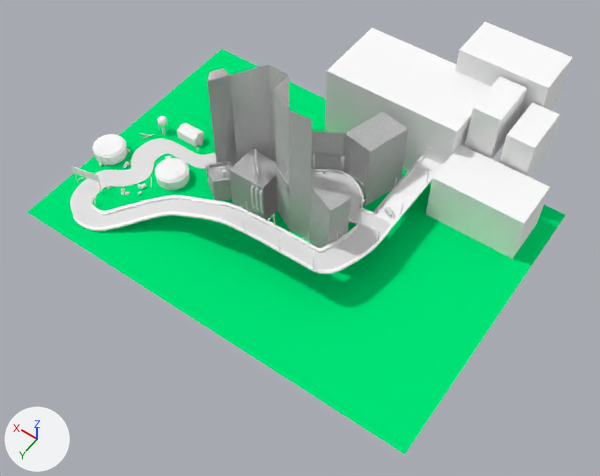
The Blender file Docs/RV/Modelados/PistaTerrenoFINAL/circuitoFINAL.blend as it was, and as the next commit left it.
The view is the same before and after, from a 50 mm camera at (-2224.0, 2718.0, 4420.0) aimed at (-140.0, -199.0, -164.0). The axes (+X, +Y, +Z) are drawn at lower left. The lights are the same throughout.

Objects in the first picture: 'EdificiosFondo', 'EdificiosIndustrial', 'EdificiosPasillos.001_EdificiosPasillos.001', 'EdificiosPasillos_EdificiosPasillos', 'PistaBordillo', 'PlanoCarretera'.
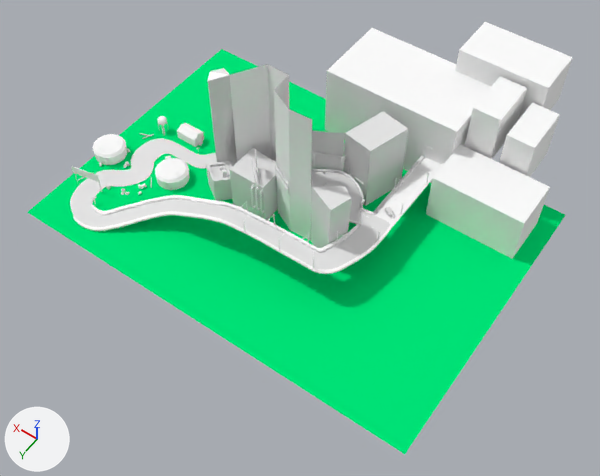
Where the newer file only moved an object's origin or applied its transform, the numbers keep the older frame.

Location of each change, (x1, y1, x2, y2) in pixels of the pictures (600 x 476 px; the box of a moved part takes in the faces that stretch with it):
'EdificiosPasillos.001_EdificiosPasillos.001', reshaped
    before: (206, 64, 408, 248)
    after: (206, 64, 409, 248)
part 1 of me_edificiospasillos_edificiospasillos, rebuilt
    before: (312, 112, 405, 205)
    after: (312, 130, 345, 171)
part 2 of me_edificiospasillos_edificiospasillos, rebuilt
    before: (207, 65, 350, 248)
    after: (207, 64, 312, 240)
part 3 of me_edificiospasillos_edificiospasillos, rebuilt (not visible afterwards)
    before: (206, 161, 231, 200)
part 4 of me_edificiospasillos_001_edificiospasillos_001, moved or reshaped
    before: (206, 161, 232, 201)
    after: (206, 161, 233, 201)
part 5 of me_edificiospasillos_001_edificiospasillos_001, moved or reshaped
    before: (207, 64, 351, 248)
    after: (208, 64, 351, 248)
part 6 of me_edificiospasillos_001_edificiospasillos_001, added
    after: (343, 112, 409, 206)
part 7 of me_edificiospasillos_001_edificiospasillos_001, cut back
    before: (272, 112, 408, 206)

Patch to the scene script:
```diff
--- a/Docs/RV/Modelados/PistaTerrenoFINAL/circuitoFINAL.blend.py
+++ b/Docs/RV/Modelados/PistaTerrenoFINAL/circuitoFINAL.blend.py
@@ me_edificiospasillos_edificiospasillos @@
 # used by ob_edificiospasillos_edificiospasillos; location = (0.0, 0.0, 0.0); rotation_euler = (1.571, 0.0, 0.0), in degrees (90, 0, 0); scale = (0.00997, 0.00997, 0.00997)
-me_edificiospasillos_edificiospasillos.from_pydata(...)  # 377 vertices, 696 faces; spans x -44180.0..102098.0, y -29913.0..90578.0, z 16278.0..118483.0
+me_edificiospasillos_edificiospasillos.from_pydata(...)  # 295 vertices, 494 faces; spans x -42911.0..95669.0, y -29913.0..90578.0, z 16527.0..118500.0
+# me_edificiospasillos_edificiospasillos part 1: the loose piece of 225 vertices spanning x -40595.0..102098.0, y -29436.0..29710.0, z 69149.0..118483.0 is rebuilt with 149 vertices and now spans x -6497.0..95669.0, y -28590.0..29578.0, z 69166.0..100414.0
+# me_edificiospasillos_edificiospasillos part 2: the loose piece of 128 vertices spanning x -44180.0..78714.0, y -29913.0..90578.0, z 16278.0..61772.0 is rebuilt with 120 vertices and now spans x -42911.0..78714.0, y -29913.0..90578.0, z 16527.0..61790.0
+# me_edificiospasillos_edificiospasillos part 3: the loose piece of 16 vertices spanning x 50032.0..78315.0, y -29472.0..-6346.0, z 19116.0..42322.0 is rebuilt with 5 vertices and now spans x 50032.0..78315.0, y -29472.0..-6346.0, z 19134.0..42340.0
 me_edificiospasillos_edificiospasillos.materials.append(mat_circuitmaterial_001)
@@ me_edificiospasillos_001_edificiospasillos_001 @@
 # used by ob_edificiospasillos_001_edificiospasillos_001; location = (0.0, 0.0, 0.0); rotation_euler = (1.571, 0.0, 0.0), in degrees (90, 0, 0); scale = (0.00997, 0.00997, 0.00997)
-me_edificiospasillos_001_edificiospasillos_001.from_pydata(...)  # 377 vertices, 696 faces; spans x -44180.0..102098.0, y -29913.0..90578.0, z 16278.0..118483.0
+me_edificiospasillos_001_edificiospasillos_001.from_pydata(...)  # 246 vertices, 441 faces; spans x -44180.0..102098.0, y -29913.0..90578.0, z 16677.0..118882.0
+# me_edificiospasillos_001_edificiospasillos_001 part 4: the loose piece of 16 vertices spanning x 50032.0..78315.0, y -29472.0..-6346.0, z 19116.0..42322.0 is moved by (0.0, 0.0, 399.0)
+# me_edificiospasillos_001_edificiospasillos_001 part 5: the loose piece of 128 vertices spanning x -44180.0..78714.0, y -29913.0..90578.0, z 16278.0..61772.0 is moved by (0.0, 0.0, 399.0)
+# me_edificiospasillos_001_edificiospasillos_001 part 6: a new loose piece of 35 vertices spanning x -40595.0..-6496.0, y -29436.0..29710.0, z 80386.0..118882.0, in mat_material2 (its picture is missing)
+# me_edificiospasillos_001_edificiospasillos_001 part 7
+# 225 vertices are removed from x -40595.0..102098.0, y -29436.0..29710.0, z 69149.0..118483.0
+# 422 faces are deleted
+# 9 vertices are added at x 18127.0..77403.0, y -27965.0..4661.0, z 71851.0..82348.0
+# 5 new faces join them
 me_edificiospasillos_001_edificiospasillos_001.materials.append(mat_material2)
```
